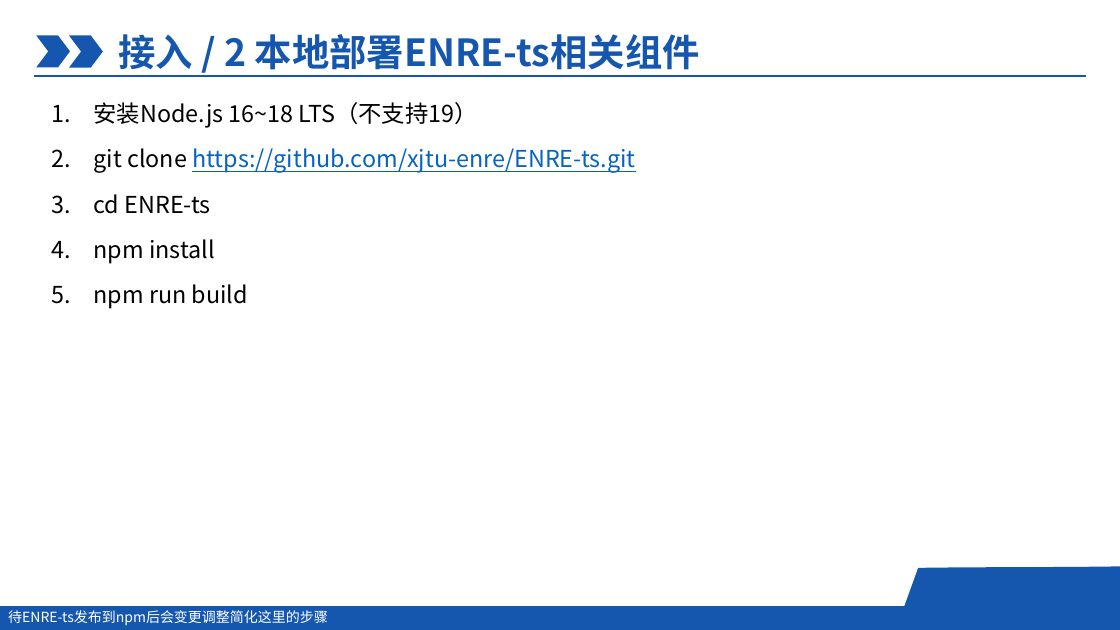
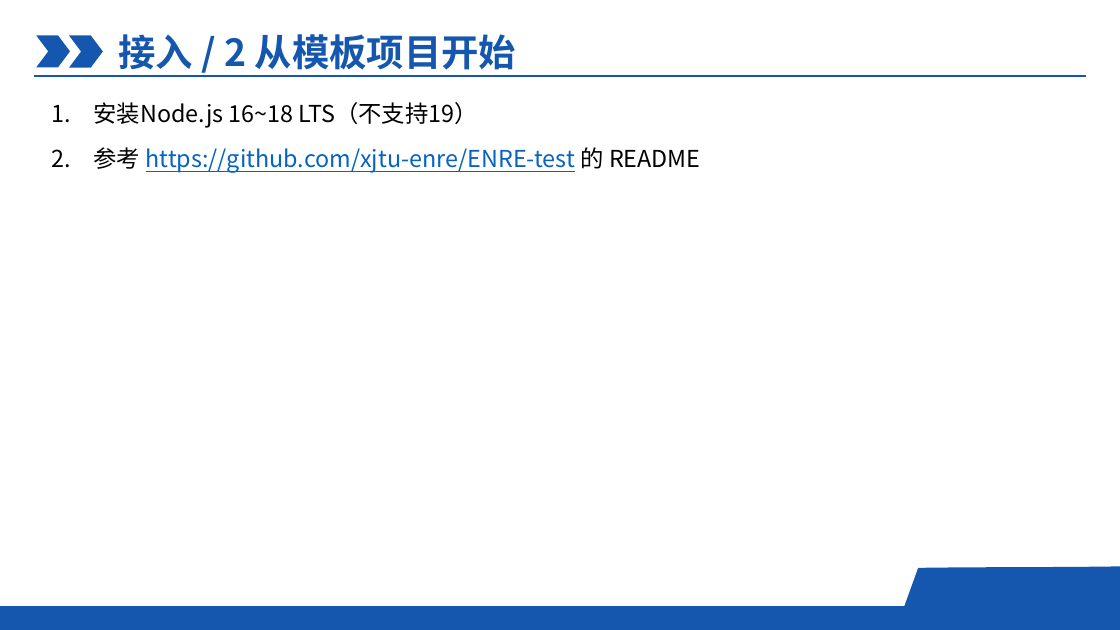
Before and after one commit to xjtu-enre/ENRE-workflow, a slide deck: slide 8 of DocTestGuide_CHS.pptx. Drawn at 1120x630 pixels with LibreOffice and Linux fonts; fonts in the diff are those of the drawing; background and template pictures are left out. Boxes give left, top, right and bottom in pixels: in the first picture for what was removed or moved away, otherwise in the second. Text is boxed around its words. In the diff, an @@ line names an element or a change of style, - is before the commit and + after.

Commit message:
feat: update slides to sync with new test infra

```diff
--- a/DocTestGuide_CHS.pptx
+++ b/DocTestGuide_CHS.pptx
@@ text at (x1=118, y1=34, x2=516, y2=76): text changed @@
-接入 / 2 本地部署ENRE-ts相关组件
+接入 / 2 从模板项目开始
@@ text at (x1=94, y1=147, x2=701, y2=173): text changed @@
-2. git clone https://github.com/xjtu-enre/ENRE-ts.git
-3. cd ENRE-ts
-4. npm install
-5. npm run build
+2. 参考 https://github.com/xjtu-enre/ENRE-test 的 README
@@ text removed at (x1=8, y1=610, x2=328, y2=625) @@
-待ENRE-ts发布到npm后会变更调整简化这里的步骤
```
Also in this commit, not shown: 8 other slides changed, 1 slide added, 2 slides removed.
